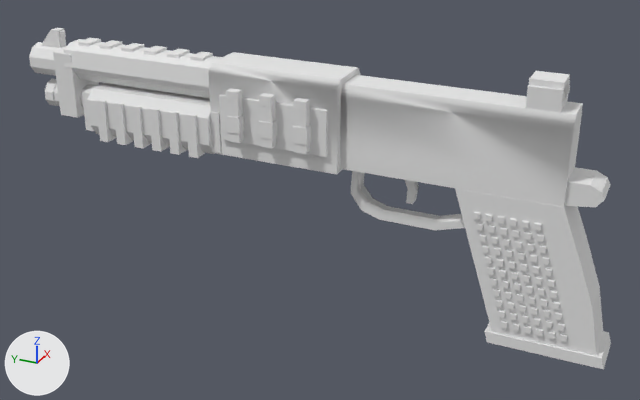
One commit to the OBJ model assets/models/viewmodel-scattergun.obj: the scene before it, then after it.
The view is the same before and after, from a 50 mm camera at (-0.459, -0.14, 0.182) aimed at (-0.001, 0.066, -0.047). Lighting does not change. The marker at lower left points along +X, +Y and +Z. The older version comes first. Where no turn or scale is listed for an object, it has been applied to the vertices.

Names of what the first picture shows: 'viewmodel-scattergun'.
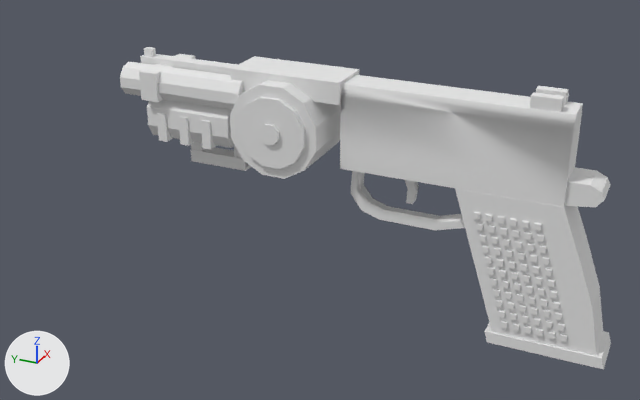
Edits to the bpy script that builds the scene:
```text
Change me_viewmodel_scattergun:
    used by ob_viewmodel_scattergun; location = (0.0, 0.0, 0.0)
    remove me_viewmodel_scattergun.from_pydata(...)  # 1532 vertices, 1149 faces; spans x -0.026..0.022, y -0.115..0.277, z -0.112..0.049
    add me_viewmodel_scattergun.from_pydata(...)  # 1464 vertices, 1078 faces; spans x -0.03..0.03, y -0.115..0.196, z -0.112..0.04
    me_viewmodel_scattergun part 1: a new loose piece, a box spanning x -0.0192..0.0192, y 0.148..0.154, z -0.017..0.001, in mat_polymer_dark (white #e7e7e7)
    me_viewmodel_scattergun part 2: a new loose piece, a box spanning x -0.0192..0.0192, y 0.132..0.138, z -0.017..0.001, in mat_polymer_dark (white #e7e7e7)
    me_viewmodel_scattergun part 3: 10 loose pieces with 92 vertices, spanning x -0.022..0.022, y -0.075..0.267, z -0.023..0.043, are deleted
    me_viewmodel_scattergun part 4: 242 vertices moved from x -0.026..0.021, y 0.048..0.277, z -0.022..0.041 to x -0.03..0.03, y 0.048..0.196, z -0.034..0.036; 26 vertices removed from x -0.021..0.021, y 0.048..0.27, z -0.014..0.04; 38 vertices added at x -0.025..0.025, y 0.058..0.164, z -0.032..0.031
    me_viewmodel_scattergun part 5: 27 vertices moved from x -0.01..0.01, y -0.075..-0.056, z 0.033..0.049 to x -0.009..0.009, y -0.075..-0.058, z 0.033..0.04; 8 vertices removed from x -0.009..0.01, y -0.075..-0.056, z 0.037..0.045; 4 vertices added at x 0.003..0.009, y -0.074..-0.058, z 0.033
    remove me_viewmodel_scattergun.materials.append(mat_stipple)  # white #e7e7e7
    remove me_viewmodel_scattergun.materials.append(mat_shell_red)  # white #e7e7e7
    remove me_viewmodel_scattergun.materials.append(mat_heatshield)  # white #e7e7e7
    remove me_viewmodel_scattergun.materials.append(mat_sight_amber)  # white #e7e7e7
```

Location of each change, (x1, y1, x2, y2) in pixels of the pictures (640 x 400 px; the box of a moved part takes in the faces that stretch with it):
'viewmodel-scattergun', reshaped (16% narrower): before (29, 28, 611, 370); after (120, 47, 611, 370)
part 1 of me_viewmodel_scattergun, added: after (179, 117, 194, 146)
part 2 of me_viewmodel_scattergun, added: after (201, 120, 217, 149)
part 3 of me_viewmodel_scattergun, deleted: before (45, 79, 570, 158)
part 4 of me_viewmodel_scattergun, moved or reshaped: before (29, 28, 361, 174); after (120, 47, 359, 179)
part 5 of me_viewmodel_scattergun, moved or reshaped: before (526, 71, 570, 113); after (530, 86, 569, 112)
